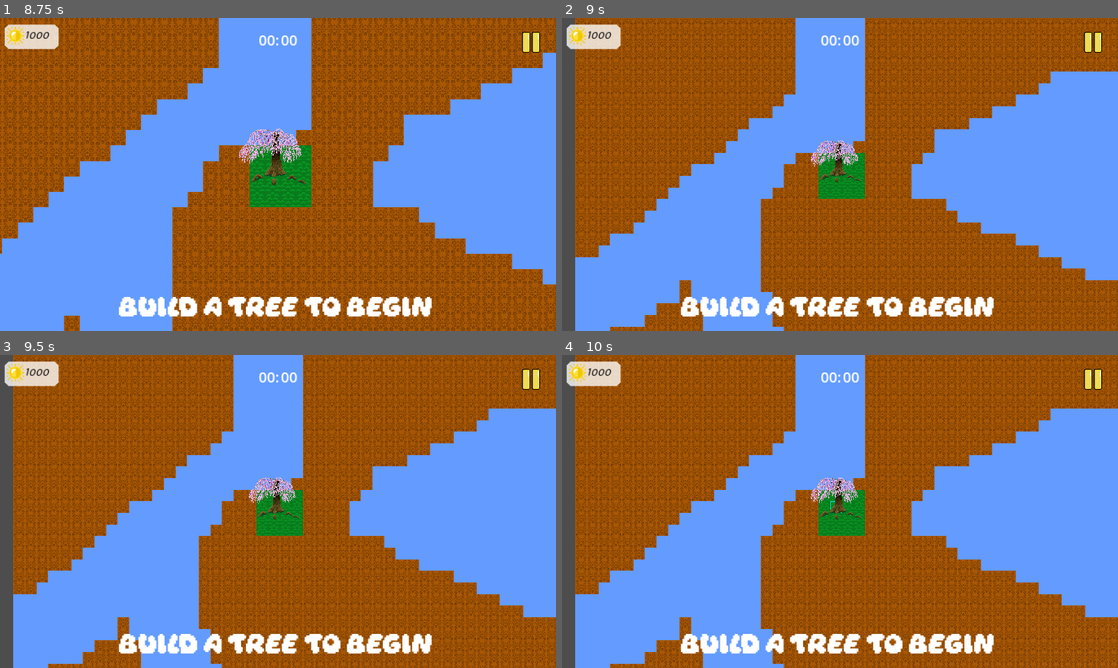
Above: before the commit, frames 1-4 (two rows, left to right).
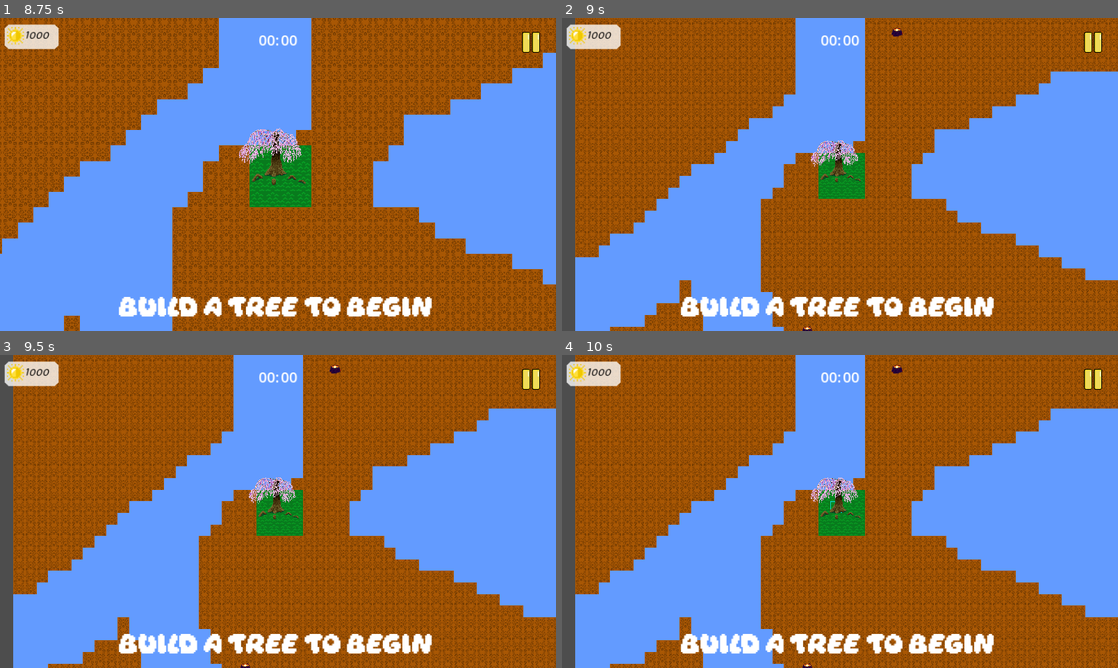
Above: after the commit, the same moments.

Repository: nmarch213/piratejam
Game: Godot game, scene res://ui/main_menu/main_menu.tscn
Same seed, same stepped clock (60 frames per second), same inputs: the game is played once before the commit and once after it.
Inputs (mouse positions are in pixels of both pictures, inside the frame that each line leads up to):
- Up to frame 1 (8.75 s): move the mouse to (400, 158) at 0.52 s; right-click (400, 158) at 0.6 s; click (400, 158) at 0.67 s; drag from (166, 190) to (250, 237) at 1.27 s; move the mouse to (333, 105) at 2.02 s; hold Mouse wheel down (zoom out) 2.03-2.75 s; click (333, 105) at 2.17 s; drag from (250, 237) to (111, 127) at 2.77 s; move the mouse to (444, 221) at 3.52 s; hold Mouse wheel up (zoom in) 3.53-4.25 s; click (444, 221) at 3.67 s; drag from (111, 127) to (194, 96) at 4.27 s; move the mouse to (305, 174) at 5.02 s; right-click (305, 174) at 5.1 s; click (305, 174) at 5.17 s; drag from (194, 96) to (166, 190) at 5.77 s; click "Begin" at 6.5 s; click "Begin" at 7.25 s; click "Begin" at 8 s
- Up to frame 2 (9 s): move the mouse to (962, 158) at 8.77 s; hold Mouse wheel down (zoom out) from 8.78 s (still down); click (962, 158) at 8.92 s
- Up to frame 3 (9.5 s): keep holding Mouse wheel down (zoom out)
- Up to frame 4 (10 s): release Mouse wheel down (zoom out) at 9.5 s; tap Enter at 9.5 s; drag from (728, 527) to (840, 511) at 9.52 s

Frame 1 is identical in both runs. In frame 2, less than 0.1% of the frame differs, in the area x 43-62%, y 3-100%; in frame 3, less than 0.1%; in frame 4, less than 0.1%.

Commit message:
Challenging but winnable gameplay

Diff:
--- a/core/building/BuildingController.gd
+++ b/core/building/BuildingController.gd
@@ -1,9 +1,9 @@
 extends Node2D
 
 var costs = {
-	0: 50,
-	1: 200,
-	2: 300
+	0: 100,
+	1: 225,
+	2: 800
 }
 
 @onready var tile_map = $"../TileMap"
--- a/core/spawner/spawn_point.tscn
+++ b/core/spawner/spawn_point.tscn
@@ -34,4 +34,4 @@
 [node name="HealthComponent" parent="." instance=ExtResource("3_7spt8")]
 position = Vector2(-10, -23)
 scale = Vector2(0.105, 0.705)
-MAX_HEALTH = 200
+MAX_HEALTH = 400
--- a/main.tscn
+++ b/main.tscn
@@ -42,16 +42,10 @@
 layer_4/tile_data = PackedInt32Array(18, 196612, 0, 19, 196612, 0, 20, 196612, 0, 21, 196612, 0, 65557, 196612, 0, 1310 …(20892 unchanged characters)…
 
 [node name="Spawner1" parent="." instance=ExtResource("10_rl5k3")]
-position = Vector2(1652, 1173)
+position = Vector2(576, 1160)
 active = true
 
 [node name="Spawner2" parent="." instance=ExtResource("10_rl5k3")]
-position = Vector2(1158, 249)
-
-[node name="Spawner3" parent="." instance=ExtResource("10_rl5k3")]
-position = Vector2(2052, 733)
-
-[node name="Spawner4" parent="." instance=ExtResource("10_rl5k3")]
-position = Vector2(2311, 92)
+position = Vector2(824, 336)
 
 [node name="SpawnManager" parent="." instance=ExtResource("12_e6mfg")]
--- a/ui/buy_menu/buy_menu.tscn
+++ b/ui/buy_menu/buy_menu.tscn
@@ -8,12 +8,12 @@
 size = Vector2i(100, 116)
 visible = true
 item_count = 3
-item_0/text = "50"
+item_0/text = "100"
 item_0/icon = ExtResource("1_1ysvb")
 item_0/id = 0
-item_1/text = "200"
+item_1/text = "225"
 item_1/icon = ExtResource("2_tlcvk")
 item_1/id = 1
-item_2/text = "300"
+item_2/text = "800"
 item_2/icon = ExtResource("3_y701b")
 item_2/id = 2
